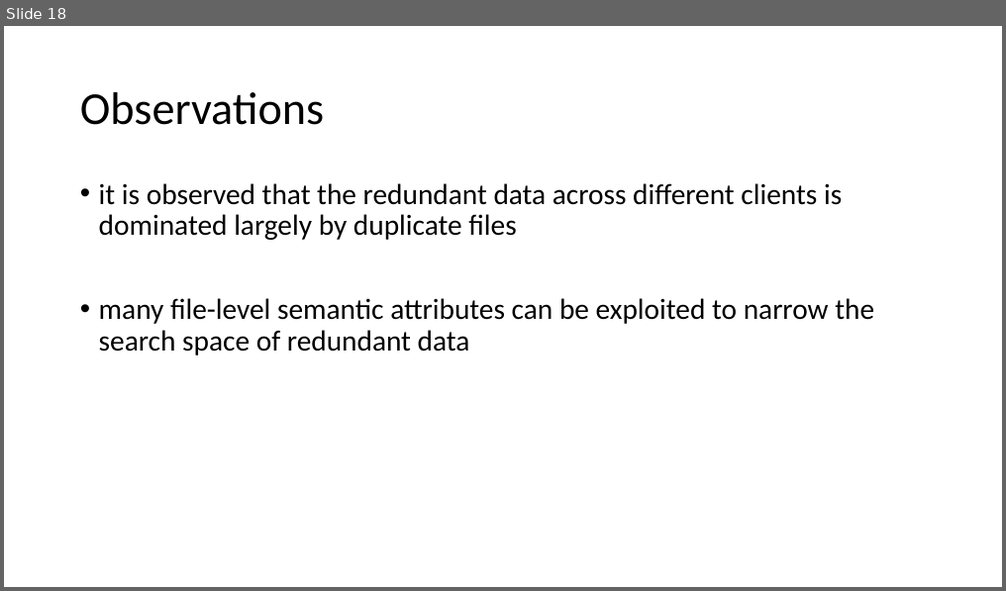
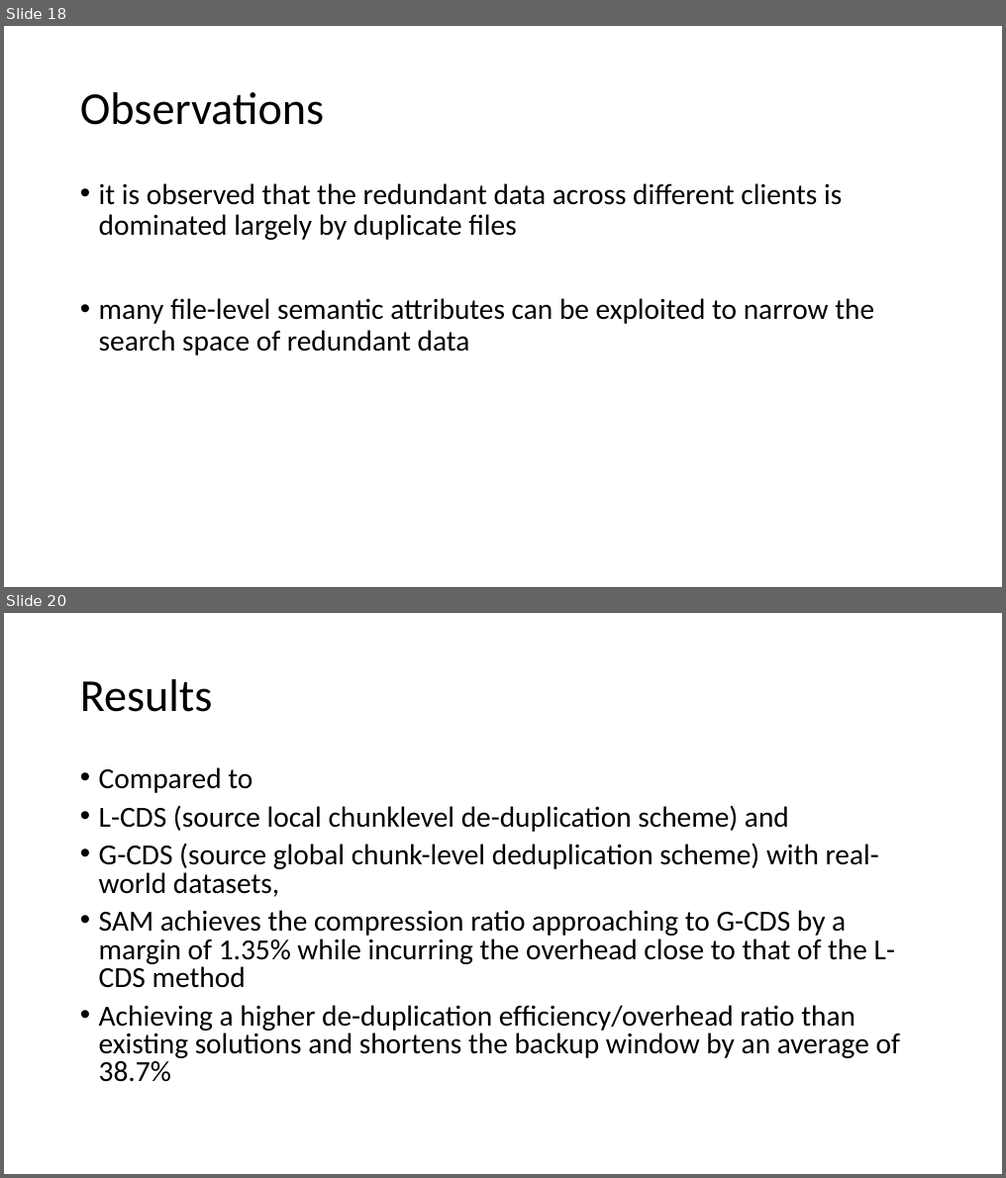
Before and after one commit to franbienjan/NDSGthesis, a slide deck: Summary/Raf_Presentation.pptx. Shown one above the other, each under a label of ours: slide 18 before the commit, slides 18 and 20 after it; the slides between them are not shown. The pictures are 1006x591 and 1006x1178 pixels, drawn with LibreOffice and Linux fonts; fonts in the diff are those of the drawing. Boxes give left, top, right and bottom in pixels: in the first picture for what was removed or moved away, otherwise in the second. Text is boxed around its words. In the diff, an @@ line names an element or a change of style, - is before the commit and + after.

```diff
--- a/Summary/Raf_Presentation.pptx
+++ b/Summary/Raf_Presentation.pptx
@@ slide 20 added at <box>4,613,1002,1174</box>, background #FFFFFF @@
@@ title added at <box>80,679,213,712</box>, 44 pt, text #000000 @@
+Results
@@ text added at <box>99,767,900,1082</box>, 28 pt, text #000000 @@
+• Compared to
+• L-CDS (source local chunklevel de-duplication scheme) and
+• G-CDS (source global chunk-level deduplication scheme) with real-world datasets,
+• SAM achieves the compression ratio approaching to G-CDS by a margin of 1.35% while incurring the overhead close to that of the L-CDS method
+• Achieving a higher de-duplication efﬁciency/overhead ratio than existing solutions and shortens the backup window by an average of 38.7%
```
Also in this commit, not shown: 1 slide changed.
